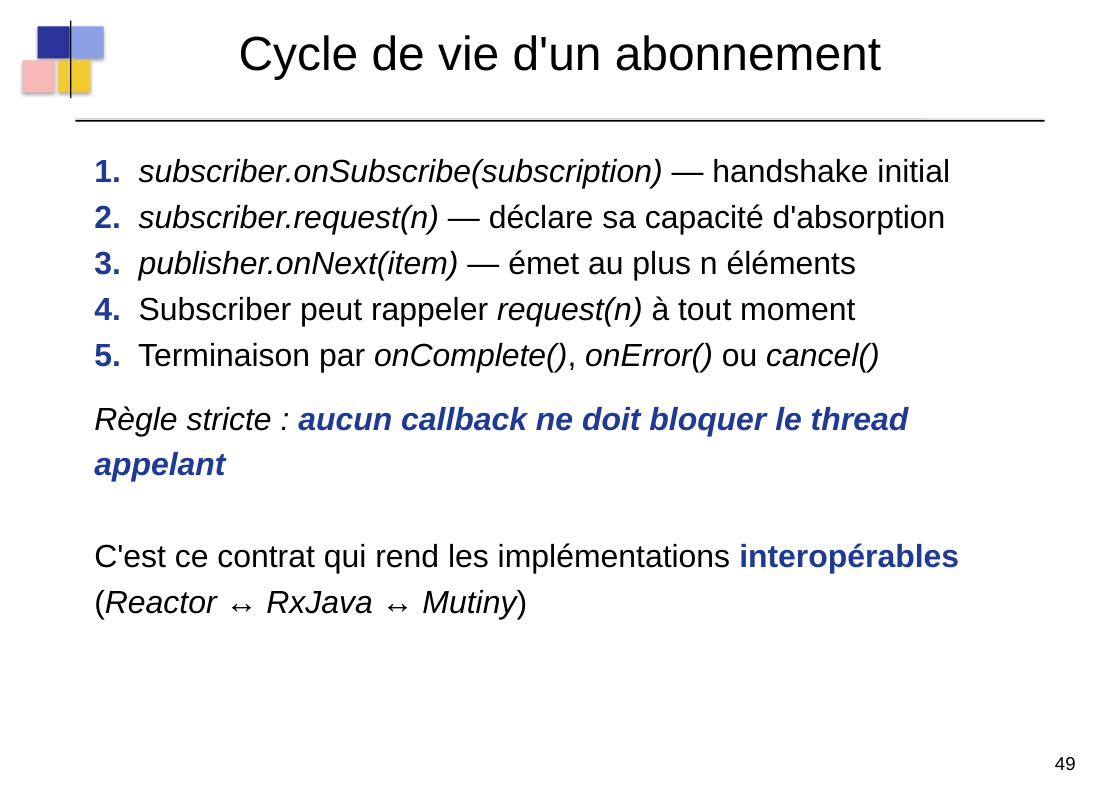
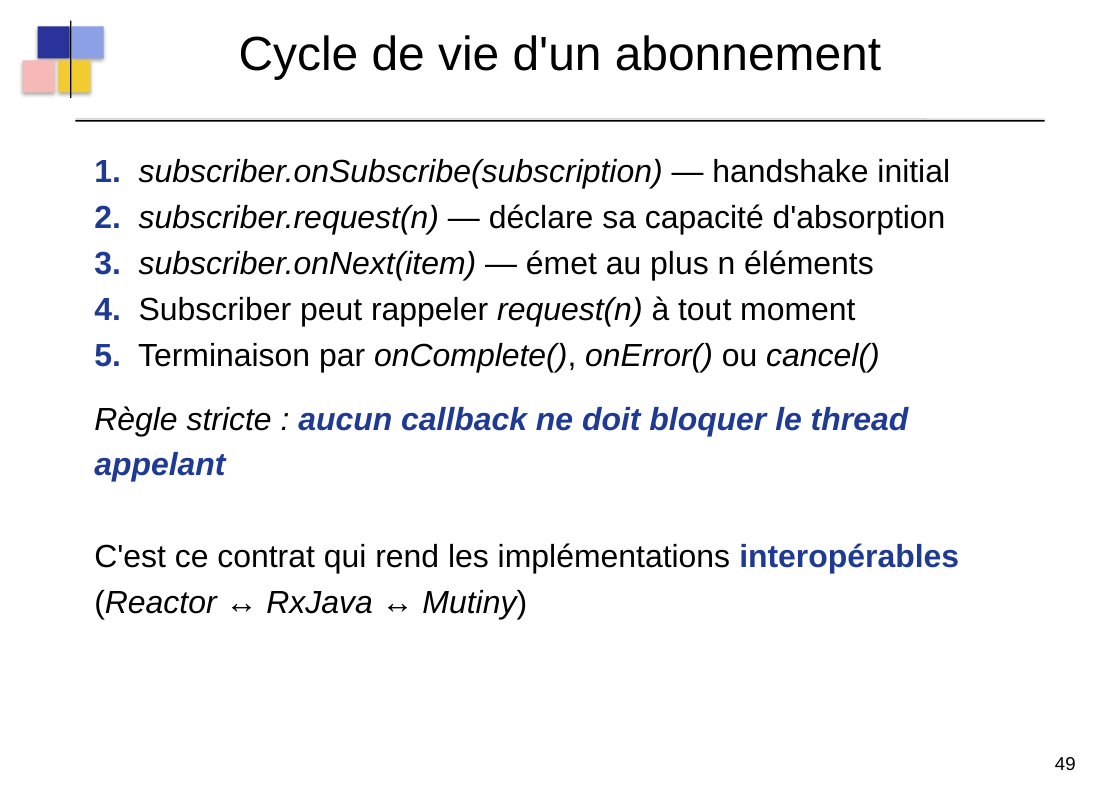
Before and after one commit to dthibau/quarkus-reactive, a slide deck: slide 71 of QuarkusReatcive.odp. Drawn at 1120x792 pixels with LibreOffice and Linux fonts; fonts in the diff are those of the drawing. Boxes give left, top, right and bottom in pixels: in the first picture for what was removed or moved away, otherwise in the second. Text is boxed around its words. In the diff, an @@ line names an element or a change of style, - is before the commit and + after.

```diff
--- a/QuarkusReatcive.odp
+++ b/QuarkusReatcive.odp
@@ text at <box>94,250,874,281</box>: text changed; italic on @@
-3. publisher.onNext(item) — émet au plus n éléments
+3. subscriber.onNext(item) — émet au plus n éléments
```
Also in this commit, not shown: 27 other slides changed, 2 slides added, 7 other files.
